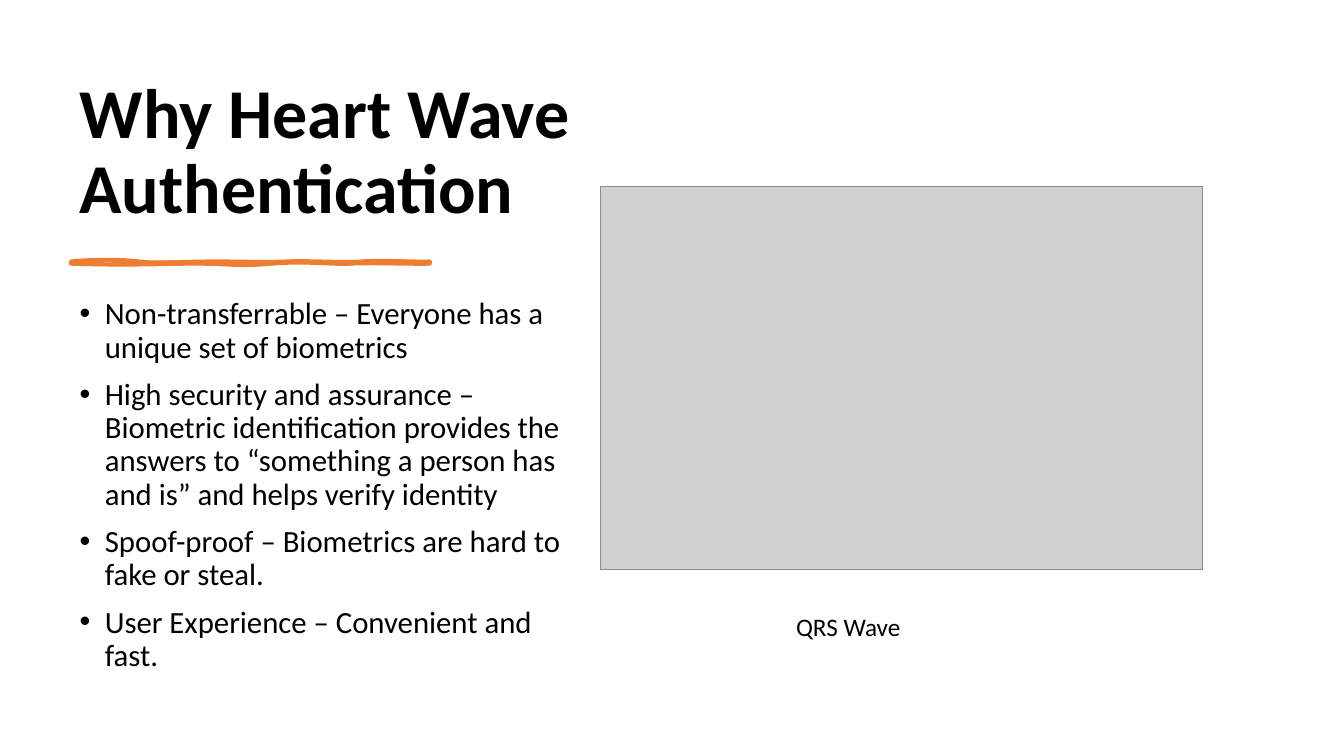
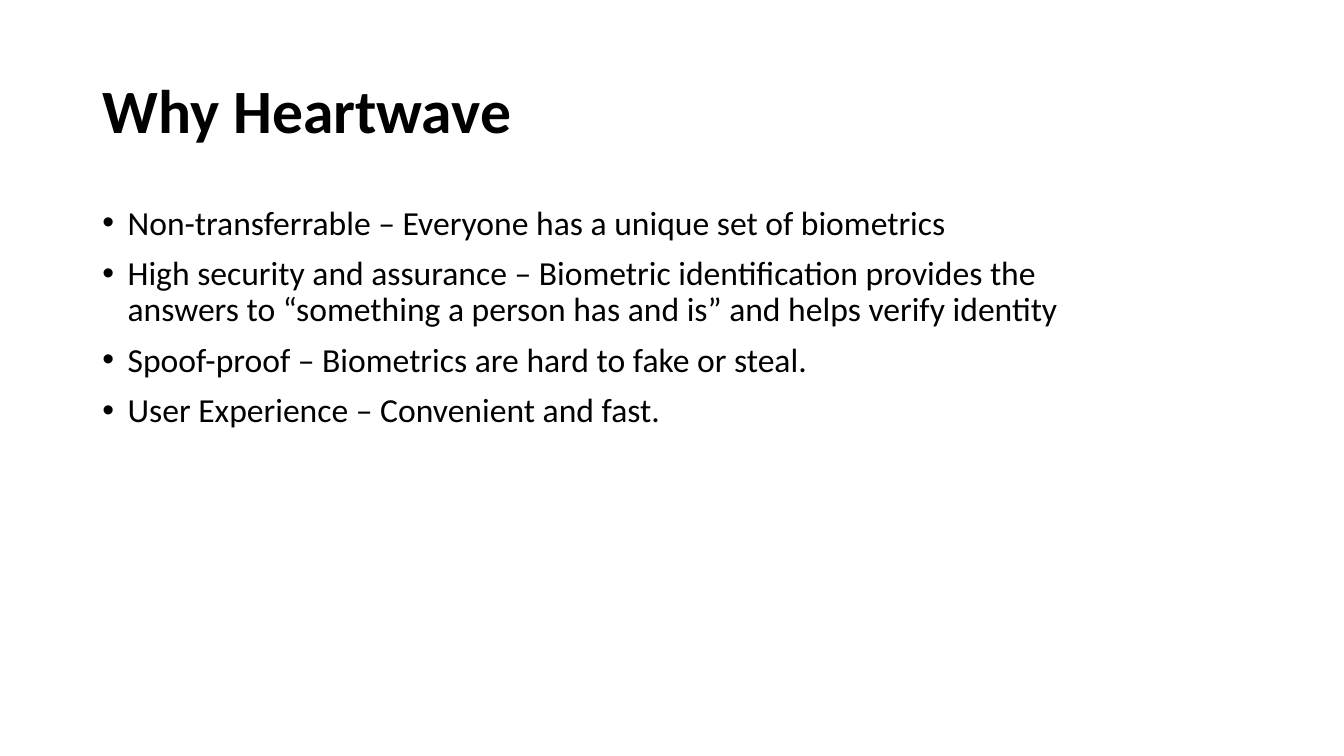
Before and after one commit to uma0441/TwoFactorAuthentication, a slide deck: slide 7 of Final.pptx. Drawn at 1344x756 pixels with LibreOffice and Linux fonts; fonts in the diff are those of the drawing; grey boxes stand for pictures. Boxes give left, top, right and bottom in pixels: in the first picture for what was removed or moved away, otherwise in the second. Text is boxed around its words. In the diff, an @@ line names an element or a change of style, - is before the commit and + after.

```diff
--- a/Final.pptx
+++ b/Final.pptx
@@ title removed at (80, 89, 569, 214) @@
-Why Heart Wave Authentication
@@ title added at (102, 89, 511, 143), 44 pt, text #000000, bold @@
+Why Heartwave
@@ text "Non-transferrable – Everyone has a ...": place and size @@
-text "Non-transferrable – Everyone has a ..." at (105, 302, 560, 667)
+text "Non-transferrable – Everyone has a ..." at (128, 211, 1058, 428)
@@ text "Non-transferrable – Everyone has a ..." at (128, 211, 1058, 428): size 22 to 24 pt @@
@@ picture removed at (601, 187, 1203, 571) @@
@@ freeform shape removed at (71, 262, 430, 264) @@
@@ text removed at (796, 619, 901, 640) @@
-QRS Wave
```
Also in this commit, not shown: 3 other slides changed.
